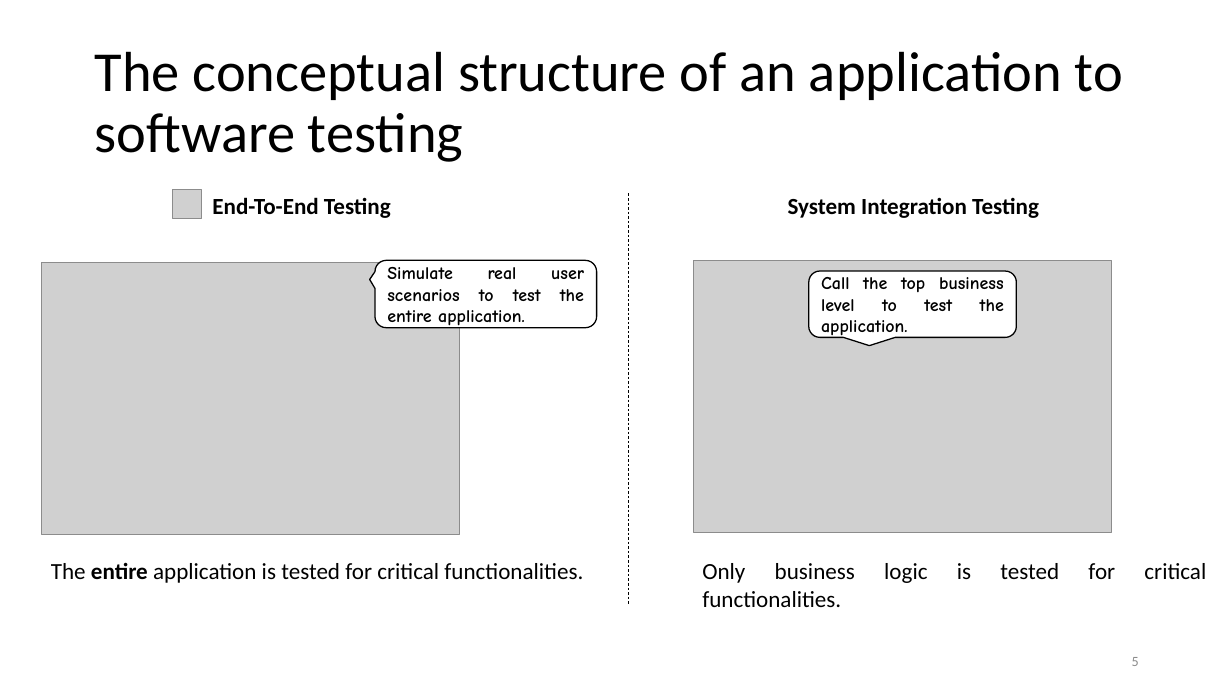
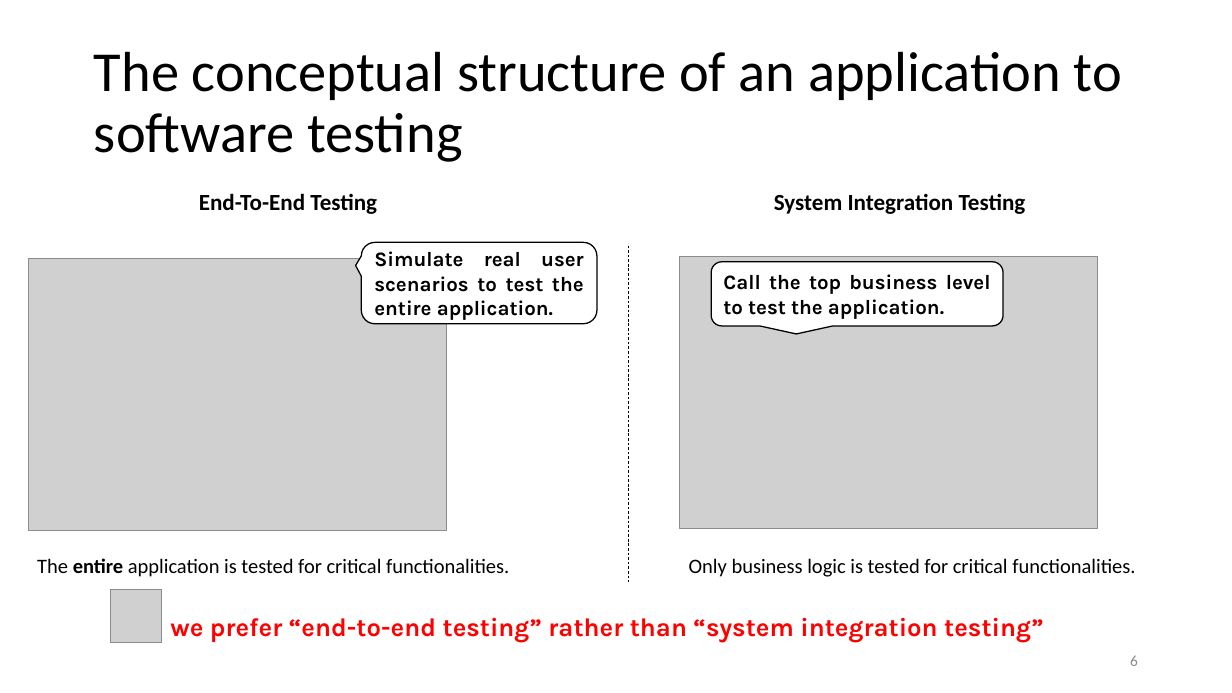
Before and after one commit to liepnguyen/Planru, a slide deck: slide 6 of Documents/Lessons Learned From Agile Quality Assurance In Scrum.pptx (slide 5 before the commit). Drawn at 1232x693 pixels with LibreOffice and Linux fonts; fonts in the diff are those of the drawing; grey boxes stand for pictures. Boxes give left, top, right and bottom in pixels: in the first picture for what was removed or moved away, otherwise in the second. Text is boxed around its words. In the diff, an @@ line names an element or a change of style, - is before the commit and + after.

Commit message:
updated

```diff
--- a/Documents/Lessons Learned From Agile Quality Assurance In Scrum.pptx
+++ b/Documents/Lessons Learned From Agile Quality Assurance In Scrum.pptx
@@ picture removed at bbox=[173, 190, 201, 219] @@
@@ rounded speech box "Simulate real user scenarios to ...": place and size @@
-rounded speech box "Simulate real user scenarios to ..." at bbox=[375, 261, 597, 328]
+rounded speech box "Simulate real user scenarios to ..." at bbox=[361, 242, 597, 323]
@@ rounded speech box "Simulate real user scenarios to ..." at bbox=[361, 242, 597, 323]: size 14 to 16 pt, font Comic Neue to Karla @@
@@ line moved from (629, 193) - (629, 605) to (629, 246) - (629, 582) @@
@@ rounded speech box "Call the top business level ..." at bbox=[712, 262, 1004, 325]: size 14 to 16 pt, font Comic Neue to Karla @@
@@ rounded speech box "Call the top business level ...": place and size @@
-rounded speech box "Call the top business level ..." at bbox=[809, 271, 1017, 337]
+rounded speech box "Call the top business level ..." at bbox=[712, 262, 1004, 325]
@@ text "The entire application is tested ..." at bbox=[37, 558, 509, 577]: size 18 to 16 pt @@
@@ 4 texts, 2 pictures: place and size @@
-4 texts, 2 pictures at bbox=[42, 197, 1206, 583]
+4 texts, 2 pictures at bbox=[28, 193, 1135, 577]
@@ text "Only business logic is tested ..." at bbox=[689, 558, 1135, 577]: size 18 to 16 pt @@
@@ picture added at bbox=[111, 590, 162, 642] @@
@@ text added at bbox=[170, 617, 1043, 642], 20 pt, text #FF0000, bold @@
+we prefer “end-to-end testing” rather than “system integration testing”
@@ page number at bbox=[1130, 655, 1138, 666]: text changed; size 11 to 12 pt @@
-5
+6
```
Also in this commit, not shown: 12 other slides changed, 1 slide added.
